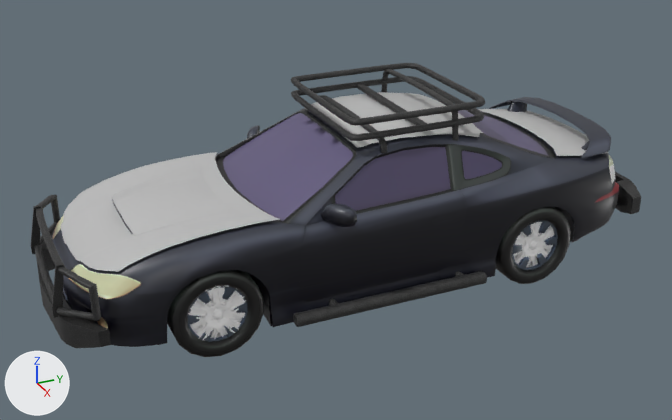
A saved change to the FBX model Assets/Models/Cars/Nissan_Silvia_S15/Nissan_Silvia_S15_1.fbx.
Rendered twice from a 50 mm lens placed at (6.06, -2.8, 3.55), pointed at (0.05, -0.1, 0.54). The lights are fixed; the arrows at lower left show +X, +Y and +Z. Where no turn or scale is listed for an object, it has been applied to the vertices. Vertices at the same position are counted once.

The scene before the commit, as lines of its bpy script (objects in view):
```python
ob_pasted__wheelfivelf = bpy.data.objects.new('pasted__WheelFiveLF', me_mesh_033)
ob_pasted__wheelfivelf.location = (0.715, -1.304, 0.334)
ob_pasted__wheelflowerlb = bpy.data.objects.new('pasted__WheelFlowerLB', me_mesh_020)
ob_pasted__wheelflowerlb.location = (0.713, 1.216, 0.32)
ob_pasted__wheelflowerrf = bpy.data.objects.new('pasted__WheelFlowerRF', me_mesh_018)
ob_pasted__wheelflowerrf.location = (0.713, -1.313, 0.338)
ob_pasted__wheelmagiclb = bpy.data.objects.new('pasted__WheelMagicLB', me_mesh_043)
ob_pasted__wheelmagiclb.location = (0.73, 1.238, 0.332)
ob_pasted__wheelpalmlf = bpy.data.objects.new('pasted__WheelPalmLF', me_mesh_013)
ob_pasted__wheelpalmlf.location = (0.703, -1.315, 0.321)
ob_pasted__wheelstarlf = bpy.data.objects.new('pasted__WheelStarLF', me_mesh_016)
ob_pasted__wheelstarlf.location = (0.705, -1.315, 0.336)
ob_pasted__wheelv_lf = bpy.data.objects.new('pasted__WheelV_LF', me_mesh_025)
ob_pasted__wheelv_lf.location = (0.72, -1.32, 0.323)
ob_pasted__wheelv_rb = bpy.data.objects.new('pasted__WheelV_RB', me_mesh_028)
ob_pasted__wheelv_rb.location = (0.72, 1.217, 0.321)
ob_polysurface51 = bpy.data.objects.new('polySurface51', me_mesh_045)
ob_polysurface51.location = (0.0, -1.932, 0.353)
# also in view: 'Nissan_base' at (0.0, -0.03, 0.71); 'exportobj:Nissan_carbon' at (0.0, 0.0, 0.97); 'polySurface52' at (0.0, 1.98, 0.45); 'Nissan_silvia_s15_wheel.F_L' at (0.73, -1.31, 0.33); 'pasted__WheelFutureLF' at (0.73, -1.31, 0.31)
```
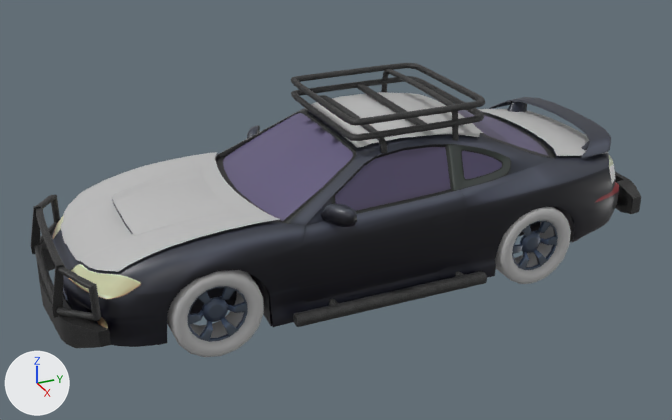
Changed parts and their boxes (x1, y1, x2, y2) in the pictures (672 x 420 px):
'pasted__WheelFutureLF', deleted: before (190, 286, 245, 357)
'pasted__WheelFutureLB', deleted: before (515, 226, 551, 267)
'pasted__WheelMagicLF', deleted: before (179, 278, 260, 353)
'pasted__WheelStarLF', deleted: before (188, 287, 246, 340)
'pasted__WheelStarRB', deleted: before (495, 222, 554, 264)
'pasted__WheelV_LF', deleted: before (195, 290, 238, 338)
'pasted__WheelMagicLB', deleted: before (515, 207, 556, 267)
'pasted__WheelThreeStar_LF', deleted: before (190, 287, 245, 335)
'pasted__WheelFlowerRF', deleted: before (193, 291, 241, 338)
'pasted__WheelSimple_LF', deleted: before (192, 298, 242, 335)
'pasted__WheelThreeStar_LB', deleted: before (513, 222, 553, 264)
'pasted__WheelV_RB', deleted: before (518, 231, 548, 265)
'pasted__WheelFlowerLB', deleted: before (514, 226, 550, 264)
'pasted__WheelPalmLF', deleted: before (197, 298, 225, 333)
'pasted__WheelSimple_LB', deleted: before (517, 247, 550, 264)
'pasted__WheelFiveLF', deleted: before (201, 297, 236, 332)
'pasted__WheelPalmLF1', deleted: before (514, 232, 540, 264)
part 1 of me_mesh, recoloured (black to grey): (496, 207, 571, 284) in both
part 2 of me_mesh_001, recoloured (black to grey): (167, 270, 264, 357) in both

Patch to the scene script:
```diff
--- a/Assets/Models/Cars/Nissan_Silvia_S15/Nissan_Silvia_S15_1.fbx.py
+++ b/Assets/Models/Cars/Nissan_Silvia_S15/Nissan_Silvia_S15_1.fbx.py
@@ me_mesh_001 @@
 me_mesh_001.from_pydata(...)  # 276 vertices, 223 faces; spans x -0.12..0.141, y -0.32..0.32, z -0.325..0.325
+# me_mesh_001 part 2: 90 of the faces centred in x -0.003..0.141, y -0.32..0.32, z -0.315..0.315 switch from mat_checker (picture img_nissan_albedotransparency_png) to mat_pasted__lambert2 (grey #bcbcbc)
@@ me_mesh @@
 me_mesh.from_pydata(...)  # 276 vertices, 223 faces; spans x -0.12..0.141, y -0.32..0.32, z -0.325..0.325
+# me_mesh part 1: 90 of the faces centred in x -0.003..0.141, y -0.32..0.32, z -0.315..0.315 switch from mat_checker (picture img_nissan_albedotransparency_png) to mat_pasted__lambert2 (grey #bcbcbc)
@@ ob_pasted__wheelv_rb @@
-ob_pasted__wheelv_rb = bpy.data.objects.new('pasted__WheelV_RB', me_mesh_028)
@@ ob_pasted__wheelpalmlf @@
-ob_pasted__wheelpalmlf = bpy.data.objects.new('pasted__WheelPalmLF', me_mesh_013)
@@ ob_pasted__wheelstarlf @@
-ob_pasted__wheelstarlf = bpy.data.objects.new('pasted__WheelStarLF', me_mesh_016)
@@ ob_pasted__wheelmagiclb @@
-ob_pasted__wheelmagiclb = bpy.data.objects.new('pasted__WheelMagicLB', me_mesh_043)
@@ ob_pasted__wheelv_lf @@
-ob_pasted__wheelv_lf = bpy.data.objects.new('pasted__WheelV_LF', me_mesh_025)
@@ ob_pasted__wheelfivelf @@
-ob_pasted__wheelfivelf = bpy.data.objects.new('pasted__WheelFiveLF', me_mesh_033)
@@ ob_pasted__wheelflowerlb @@
-ob_pasted__wheelflowerlb = bpy.data.objects.new('pasted__WheelFlowerLB', me_mesh_020)
@@ ob_pasted__wheelflowerrf @@
-ob_pasted__wheelflowerrf = bpy.data.objects.new('pasted__WheelFlowerRF', me_mesh_018)
@@ ob_pasted__wheelthreestar_lf @@
-ob_pasted__wheelthreestar_lf = bpy.data.objects.new('pasted__WheelThreeStar_LF', me_mesh_037)
@@ ob_pasted__wheelmagiclf @@
-ob_pasted__wheelmagiclf = bpy.data.objects.new('pasted__WheelMagicLF', me_mesh_041)
@@ ob_pasted__wheelsimple_lb @@
-ob_pasted__wheelsimple_lb = bpy.data.objects.new('pasted__WheelSimple_LB', me_mesh_030)
@@ ob_pasted__wheelfuturelf @@
-ob_pasted__wheelfuturelf = bpy.data.objects.new('pasted__WheelFutureLF', me_mesh_022)
@@ ob_pasted__wheelsimple_lf @@
-ob_pasted__wheelsimple_lf = bpy.data.objects.new('pasted__WheelSimple_LF', me_mesh_031)
@@ ob_pasted__wheelfivelb @@
-ob_pasted__wheelfivelb = bpy.data.objects.new('pasted__WheelFiveLB', me_mesh_036)
@@ ob_pasted__wheelfuturelb @@
-ob_pasted__wheelfuturelb = bpy.data.objects.new('pasted__WheelFutureLB', me_mesh_024)
@@ ob_pasted__wheelstarrb @@
-ob_pasted__wheelstarrb = bpy.data.objects.new('pasted__WheelStarRB', me_mesh_009)
@@ ob_pasted__wheelpalmlf1 @@
-ob_pasted__wheelpalmlf1 = bpy.data.objects.new('pasted__WheelPalmLF1', me_mesh_011)
@@ ob_pasted__wheelthreestar_lb @@
-ob_pasted__wheelthreestar_lb = bpy.data.objects.new('pasted__WheelThreeStar_LB', me_mesh_039)
```
